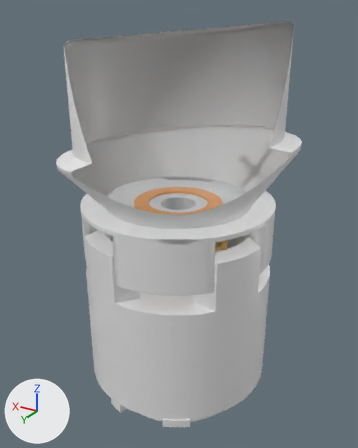
An edit to the glTF model public/models/buttons-x.glb, drawn before and after from the same camera.
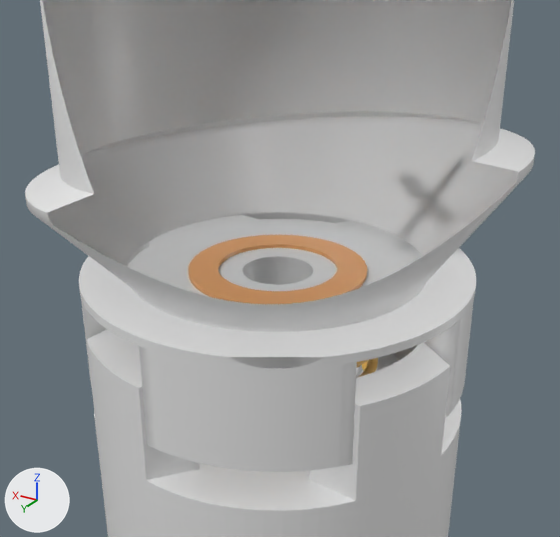
Old and new are each drawn whole from a camera (50 mm lens) standing at (15.5, 44.3, 41.4) and looking at (29.5, 21.0, 29.7) and again close up from a camera (50 mm lens) standing at (18.8, 38.8, 40.0) and looking at (29.7, 20.5, 30.8). Lighting does not change. The marker at lower left points along +X, +Y and +Z. The older version's two pictures come first. Everything nearer to the camera than a plane just in front of the edit is cut away. Where no turn or scale is listed for an object, it has been applied to the vertices.

The first close-up shows 'X · 同款 下环一体式开关套筒.002', 'X · 同款 弹簧定位环.002', 'X · 同款插销与圆形键帽.002' and 1 more.
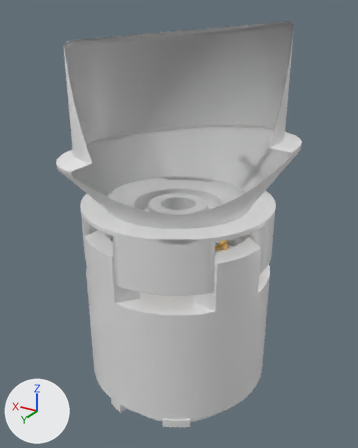
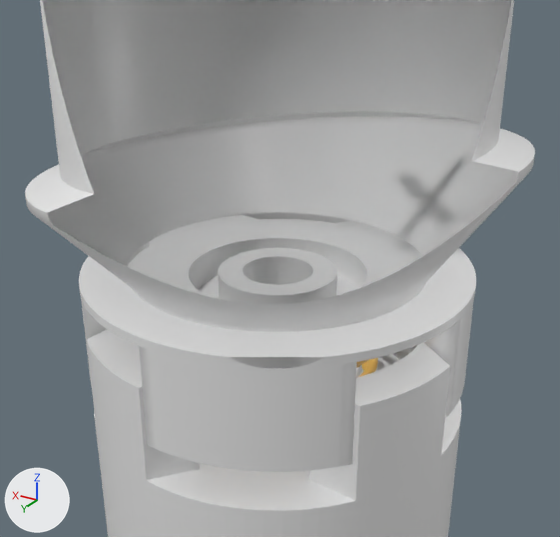
Where the change shows, as pixel boxes (x1, y1, x2, y2) in the close-ups (560 x 537 px):
'X · 同款 弹簧定位环.002', deleted (orange)
    before: (188, 235, 367, 304)

What the commit changed:
Object 'X · 同款 弹簧定位环.002' (ob_x___同款_弹簧定位环_002) is deleted.
